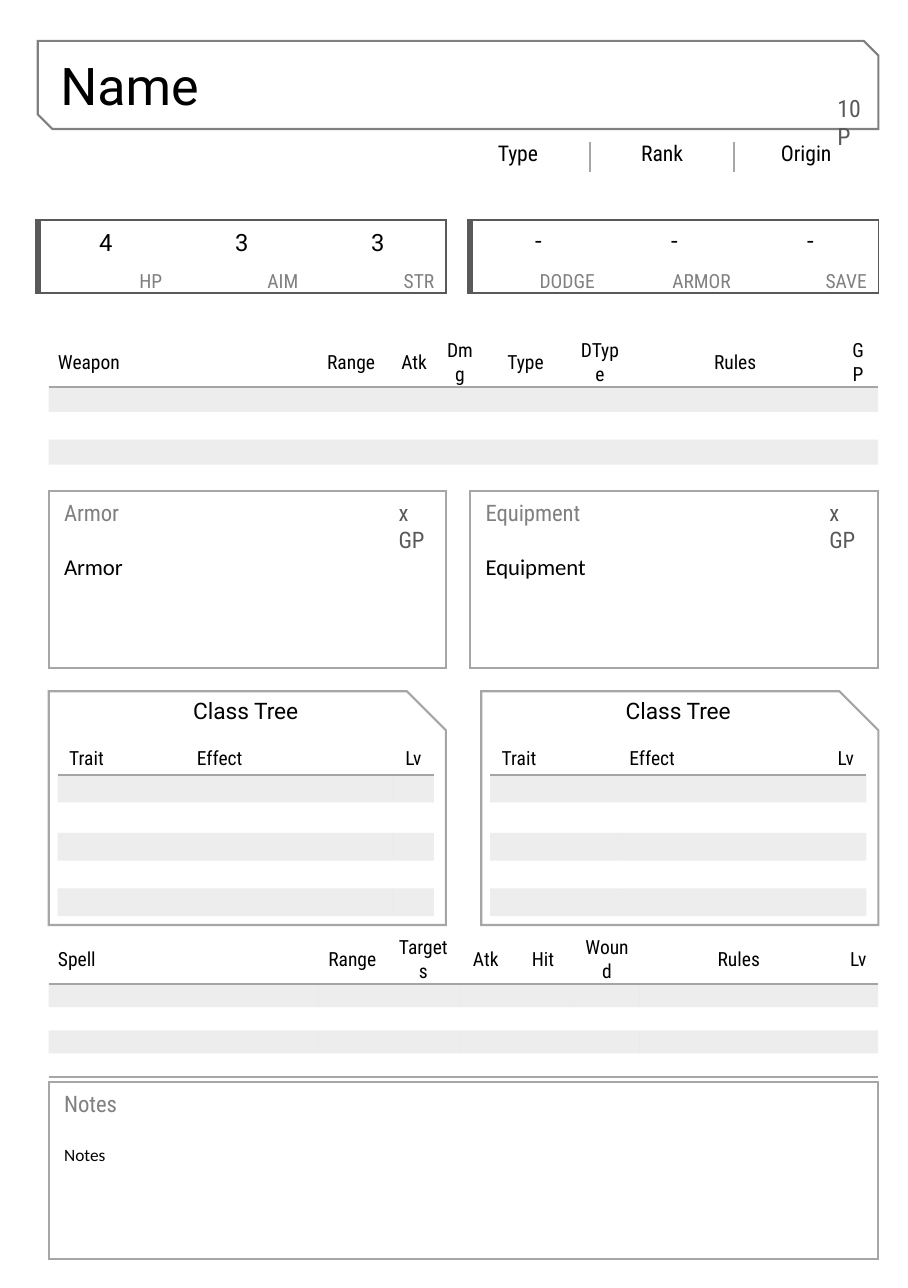
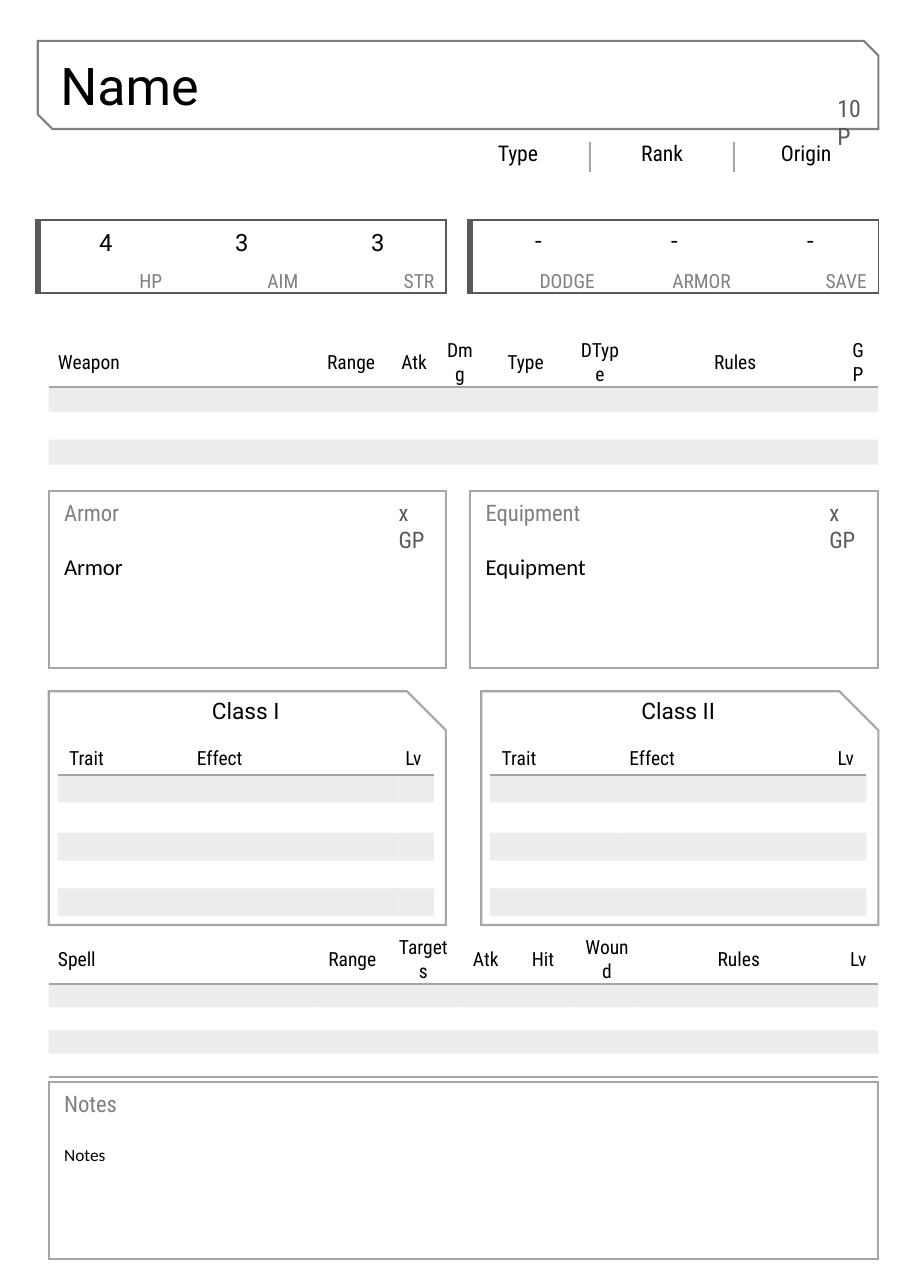
Before and after one commit to BSchwalb/Inquisition, a slide deck: slide 1 of Characters/Character Sheet Template Magic Multiclass.pptx. Drawn at 908x1288 pixels with LibreOffice and Linux fonts; fonts in the diff are those of the drawing. Boxes give left, top, right and bottom in pixels: in the first picture for what was removed or moved away, otherwise in the second. Text is boxed around its words. In the diff, an @@ line names an element or a change of style, - is before the commit and + after.

```diff
--- a/Characters/Character Sheet Template Magic Multiclass.pptx
+++ b/Characters/Character Sheet Template Magic Multiclass.pptx
@@ text at (212, 702, 279, 720): text changed @@
-Class Tree
+Class I
@@ text at (641, 702, 715, 720): text changed @@
-Class Tree
+Class II
```
Also in this commit, not shown: 5 other files.
